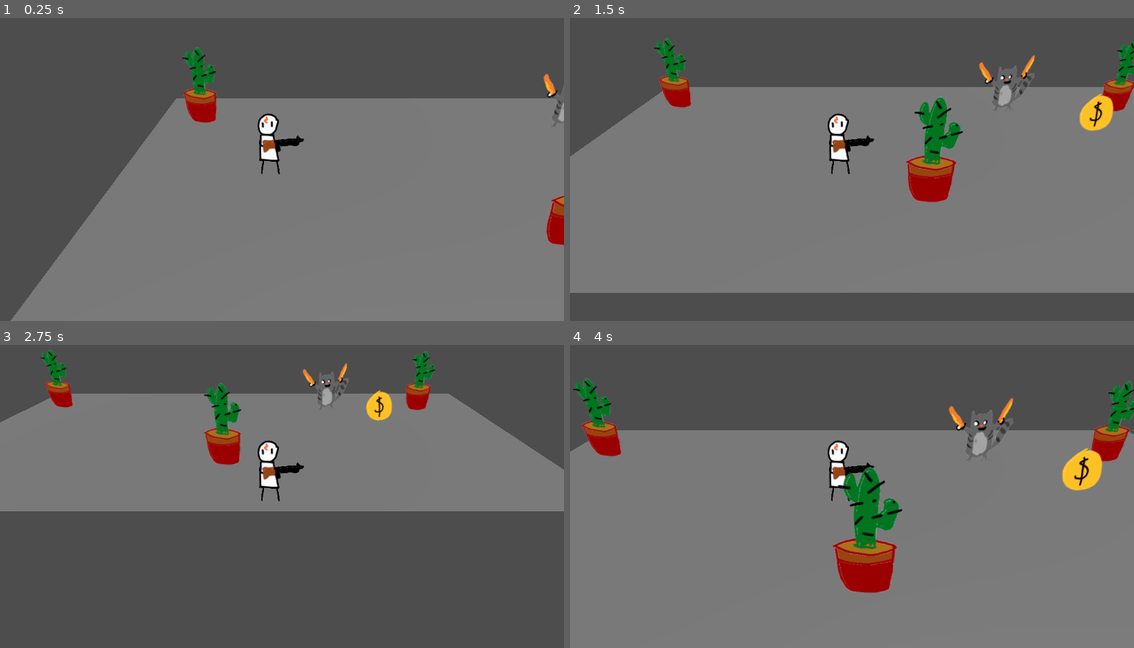
Above: before the commit, frames 1-4 (two rows, left to right).
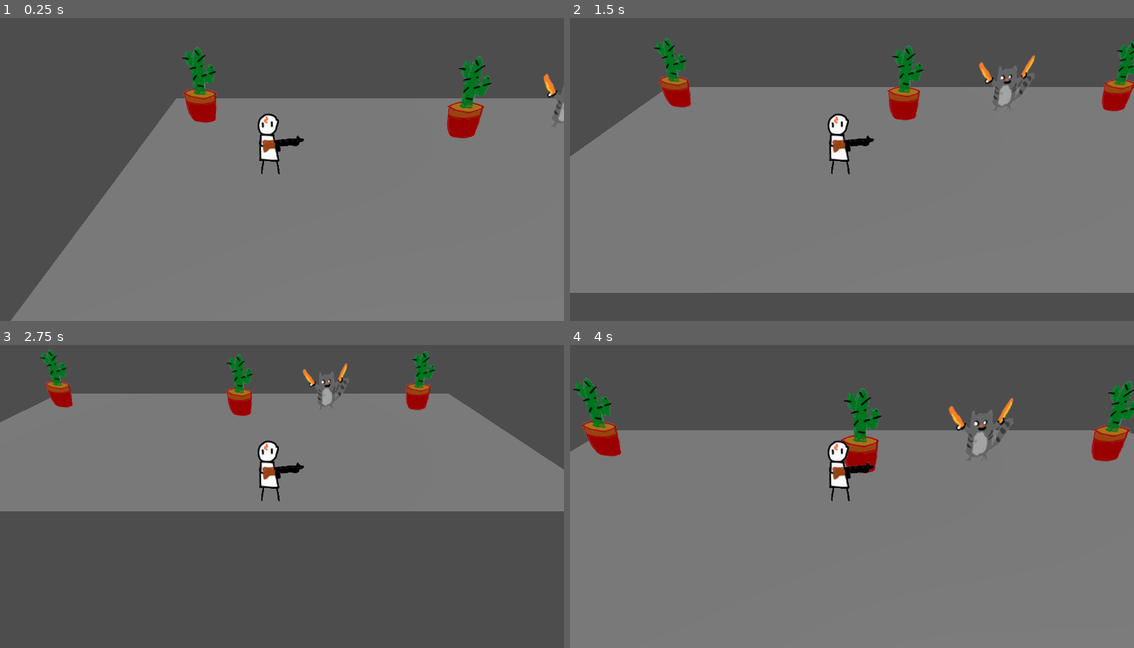
Above: after the commit, the same moments.

Repository: gmuGADIG/DEADSHOT
Game: Godot game, scene res://test_scenes/example_scene.tscn
Two runs of this game, one before a commit and one after it. Both use one fixed random seed, a clock stepped at 60 frames per second and the inputs below.
Inputs:
- Up to frame 1 (0.25 s): no input
- Up to frame 2 (1.5 s): tap Enter at 0.5 s; hold D (move_right) 0.53-1.28 s; hold S (move_down) from 1.28 s (still down)
- Up to frame 3 (2.75 s): release S (move_down) at 2.03 s; hold D (move_right) from 2.03 s (still down)
- Up to frame 4 (4 s): release D (move_right) at 2.78 s; hold W (move_up) 2.78-3.53 s; hold A (move_left) from 3.53 s (still down)

The runs differ from the first frame. In frame 1, 1.6% of the frame differs, in the area x 79-100%, y 12-76%; in frame 2, 3.5%; in frame 3, 2.1%; in frame 4, 4.9%, in the area x 46-95%, y 14-82%.

Commit message:
SOME scene transition stuff working
Stuff like entry points needs to be figured out still, but this works kinda

Diff:
--- a/project.godot
+++ b/project.godot
@@ -30,6 +30,10 @@
 "res://world/levels/": "blue",
 "res://world/player/": "purple"
 }
+
+[global_group]
+
+player=""
 
 [input]
 
--- a/test_scenes/example_scene.tscn
+++ b/test_scenes/example_scene.tscn
@@ -1,10 +1,12 @@
-[gd_scene load_steps=7 format=3 uid="uid://d3o7riajla512"]
+[gd_scene load_steps=9 format=3 uid="uid://d3o7riajla512"]
 
+[ext_resource type="Script" uid="uid://dikd1otnngy3d" path="res://test_scenes/transition_targets.gd" id="1_byltu"]
 [ext_resource type="PackedScene" uid="uid://cr05xakri7lnw" path="res://world/floor/floor_gen.tscn" id="1_plfsl"]
 [ext_resource type="Texture2D" uid="uid://cjbsq7rk6r3h4" path="res://temp_art/gartic/cactus.png" id="2_p5u37"]
-[ext_resource type="Texture2D" uid="uid://sxaysn4gqoxo" path="res://temp_art/gartic/coin.png" id="3_p5u37"]
 [ext_resource type="PackedScene" uid="uid://dxdkwdigtcn43" path="res://world/enemy/test/enemy_test.tscn" id="4_wceyb"]
+[ext_resource type="PackedScene" uid="uid://rberd5xw8srm" path="res://transition.tscn" id="5_0u0ns"]
 [ext_resource type="PackedScene" uid="uid://nuqmhgq1e2lu" path="res://world/player/player.tscn" id="5_plfsl"]
+[ext_resource type="PackedScene" uid="uid://rbtfmldbcopk" path="res://test_scenes/example_scene2.tscn" id="6_0u0ns"]
 
 [sub_resource type="Curve3D" id="Curve3D_plfsl"]
 closed = true
@@ -15,6 +17,7 @@
 point_count = 4
 
 [node name="ExampleScene" type="Node3D"]
+script = ExtResource("1_byltu")
 
 [node name="World" type="Node3D" parent="."]
 
@@ -26,23 +29,23 @@
 texture = ExtResource("2_p5u37")
 
 [node name="Cactus2" type="Sprite3D" parent="World"]
-transform = Transform3D(1, 0, 0, 0, 0.866025, 0.5, 0, -0.5, 0.866025, 4.52835, 1.35212, 2.91099)
+transform = Transform3D(1, 0, 0, 0, 0.866025, 0.5, 0, -0.5, 0.866025, 4.52835, 1.35212, -1.4432981)
 texture = ExtResource("2_p5u37")
 
 [node name="Cactus3" type="Sprite3D" parent="World"]
 transform = Transform3D(1, 0, 0, 0, 0.866025, 0.5, 0, -0.5, 0.866025, 14.5163, 1.35212, -2.19461)
 texture = ExtResource("2_p5u37")
 
-[node name="Coin" type="Sprite3D" parent="World"]
-transform = Transform3D(1, 0, 0, 0, 0.866025, 0.5, 0, -0.5, 0.866025, 11.5831, 1.00557, 0.341141)
-texture = ExtResource("3_p5u37")
-
 [node name="EnemyTest" parent="." instance=ExtResource("4_wceyb")]
 transform = Transform3D(1, 0, 0, 0, 1, 0, 0, 0, 1, 9.249423, 4.7683716e-07, -2.0285115)
 script = null
 
-[node name="Player" parent="." instance=ExtResource("5_plfsl")]
+[node name="Player" parent="." groups=["player"] instance=ExtResource("5_plfsl")]
 transform = Transform3D(1, 0, 0, 0, 1, 0, 0, 0, 1, -2.53553, 4.7683716e-07, 0.9444761)
 
 [node name="DirectionalLight3D" type="DirectionalLight3D" parent="."]
 transform = Transform3D(0.92473876, -0.25272667, 0.28458285, 0, 0.74771696, 0.66401756, -0.3806024, -0.61404276, 0.69144285, 0, 0, 0)
+
+[node name="Node3D" parent="." groups=["player"] instance=ExtResource("5_0u0ns")]
+transform = Transform3D(1, 0, 0, 0, 1, 0, 0, 0, 1, -7, 0.09012461, 3.1969528)
+target_scene = ExtResource("6_0u0ns")
--- /dev/null
+++ b/test_scenes/example_scene2.tscn
@@ -0,0 +1,54 @@
+[gd_scene load_steps=8 format=3 uid="uid://rbtfmldbcopk"]
+
+[ext_resource type="Script" uid="uid://dikd1otnngy3d" path="res://test_scenes/transition_targets.gd" id="1_hqdr7"]
+[ext_resource type="PackedScene" uid="uid://cr05xakri7lnw" path="res://world/floor/floor_gen.tscn" id="1_ydnt0"]
+[ext_resource type="Texture2D" uid="uid://cjbsq7rk6r3h4" path="res://temp_art/gartic/cactus.png" id="2_hqdr7"]
+[ext_resource type="Texture2D" uid="uid://sxaysn4gqoxo" path="res://temp_art/gartic/coin.png" id="3_iqawi"]
+[ext_resource type="PackedScene" uid="uid://dxdkwdigtcn43" path="res://world/enemy/test/enemy_test.tscn" id="4_6kcg3"]
+[ext_resource type="PackedScene" uid="uid://nuqmhgq1e2lu" path="res://world/player/player.tscn" id="5_81o2v"]
+
+[sub_resource type="Curve3D" id="Curve3D_plfsl"]
+closed = true
+_data = {
+"points": PackedVector3Array(0, 0, 0, 0, 0, 0, -8, 0, -4, 0, 0, 0, 0, 0, 0, 18, 0, -4, 0, 0, 0, 0, 0, 0, 18, 0, 6, 0, 0, 0, 0, 0, 0, -8, 0, 6),
+"tilts": PackedFloat32Array(0, 0, 0, 0)
+}
+point_count = 4
+
+[node name="ExampleScene" type="Node3D" node_paths=PackedStringArray("targets")]
+script = ExtResource("1_hqdr7")
+targets = [NodePath("target")]
+
+[node name="World" type="Node3D" parent="."]
+
+[node name="Floor" parent="World" instance=ExtResource("1_ydnt0")]
+curve = SubResource("Curve3D_plfsl")
+
+[node name="Cactus" type="Sprite3D" parent="World"]
+transform = Transform3D(1, 0, 0, 0, 0.866025, 0.5, 0, -0.5, 0.866025, -6.08085, 1.35212, -2.54946)
+texture = ExtResource("2_hqdr7")
+
+[node name="Cactus2" type="Sprite3D" parent="World"]
+transform = Transform3D(1, 0, 0, 0, 0.866025, 0.5, 0, -0.5, 0.866025, 4.52835, 1.35212, 2.91099)
+texture = ExtResource("2_hqdr7")
+
+[node name="Cactus3" type="Sprite3D" parent="World"]
+transform = Transform3D(1, 0, 0, 0, 0.866025, 0.5, 0, -0.5, 0.866025, 14.5163, 1.35212, -2.19461)
+texture = ExtResource("2_hqdr7")
+
+[node name="Coin" type="Sprite3D" parent="World"]
+transform = Transform3D(1, 0, 0, 0, 0.866025, 0.5, 0, -0.5, 0.866025, 11.5831, 1.00557, 0.341141)
+texture = ExtResource("3_iqawi")
+
+[node name="EnemyTest" parent="." instance=ExtResource("4_6kcg3")]
+transform = Transform3D(1, 0, 0, 0, 1, 0, 0, 0, 1, 9.249423, 4.7683716e-07, -2.0285115)
+script = null
+
+[node name="Player" parent="." groups=["player"] instance=ExtResource("5_81o2v")]
+transform = Transform3D(1, 0, 0, 0, 1, 0, 0, 0, 1, -2.53553, 4.7683716e-07, 0.9444761)
+
+[node name="DirectionalLight3D" type="DirectionalLight3D" parent="."]
+transform = Transform3D(0.92473876, -0.25272667, 0.28458285, 0, 0.74771696, 0.66401756, -0.3806024, -0.61404276, 0.69144285, 0, 0, 0)
+
+[node name="target" type="Node3D" parent="."]
+transform = Transform3D(1, 0, 0, 0, 1, 0, 0, 0, 1, 15.201149, 0, 1.4770632)
--- /dev/null
+++ b/test_scenes/transition_targets.gd
@@ -0,0 +1,11 @@
+extends Node3D
+
+@export var targets:Array[Node3D]
+# Called when the node enters the scene tree for the first time.
+func _ready() -> void:
+	pass # Replace with function body.
+
+
+# Called every frame. 'delta' is the elapsed time since the previous frame.
+func _process(delta: float) -> void:
+	pass
--- /dev/null
+++ b/transition.gd
@@ -0,0 +1,17 @@
+extends Area3D
+@export var target_scene:PackedScene
+
+# Called when the node enters the scene tree for the first time.
+func _ready() -> void:
+	pass # Replace with function body.
+
+
+# Called every frame. 'delta' is the elapsed time since the previous frame.
+func _process(delta: float) -> void:
+	pass
+
+
+func _on_body_entered(body: Node3D) -> void:
+	if body.is_in_group("player"):
+		get_tree().change_scene_to_packed(target_scene)
+	pass # Replace with function body.
--- /dev/null
+++ b/transition.tscn
@@ -0,0 +1,13 @@
+[gd_scene load_steps=3 format=3 uid="uid://rberd5xw8srm"]
+
+[ext_resource type="Script" uid="uid://e10p87tj3p62" path="res://transition.gd" id="1_2gi1b"]
+
+[sub_resource type="BoxShape3D" id="BoxShape3D_1yi3g"]
+
+[node name="Node3D" type="Area3D"]
+script = ExtResource("1_2gi1b")
+
+[node name="CollisionShape3D" type="CollisionShape3D" parent="."]
+shape = SubResource("BoxShape3D_1yi3g")
+
+[connection signal="body_entered" from="." to="." method="_on_body_entered"]
Not shown, changed: temp_art/gartic/rock.png.import
Not shown, added: test_scenes/transition_targets.gd.uid
Not shown, added: transition.gd.uid
